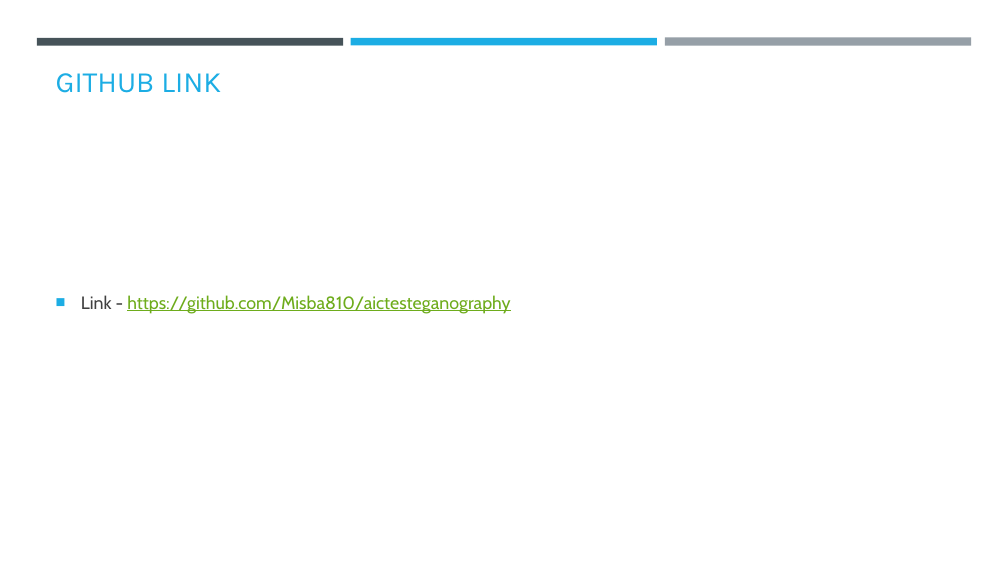
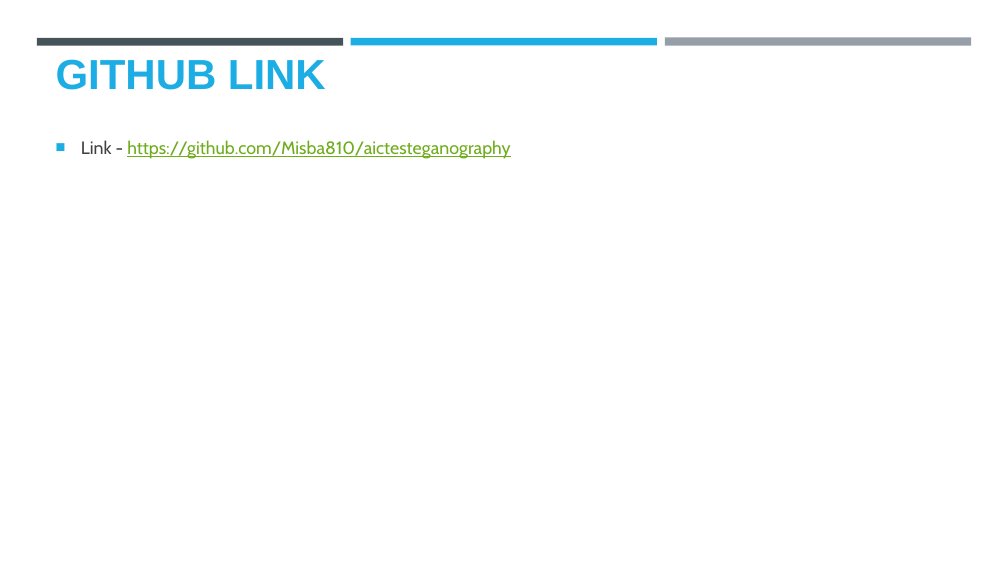
Before and after one commit to Misba810/aictesteganography, a slide deck: slide 9 of Project ppt.pptx. Drawn at 1008x567 pixels with LibreOffice and Linux fonts; fonts in the diff are those of the drawing; background and template pictures are left out. Boxes give left, top, right and bottom in pixels: in the first picture for what was removed or moved away, otherwise in the second. Text is boxed around its words. In the diff, an @@ line names an element or a change of style, - is before the commit and + after.

```diff
--- a/Project ppt.pptx
+++ b/Project ppt.pptx
@@ title "GITHUB LINK" at [56,59,326,90]: size 28 to 40 pt, font Karla to Arial, bold on @@
@@ text "Link - https://github.com/Misba810/aictesteganography": place and size @@
-text "Link - https://github.com/Misba810/aictesteganography" at [81,295,510,314]
+text "Link - https://github.com/Misba810/aictesteganography" at [81,140,510,159]
```
Also in this commit, not shown: 7 other slides changed.
